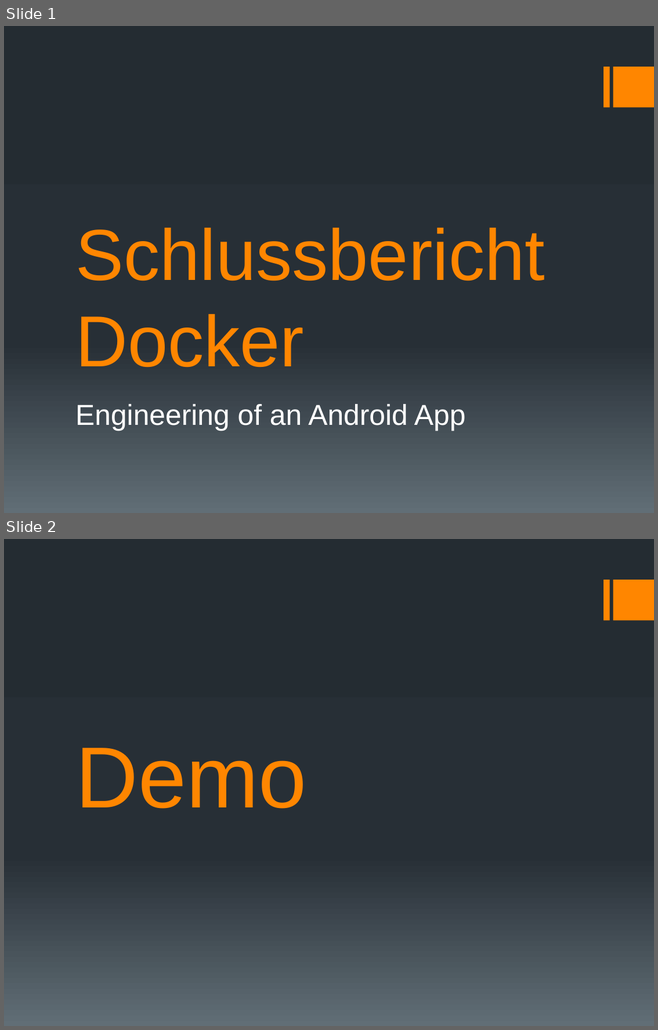
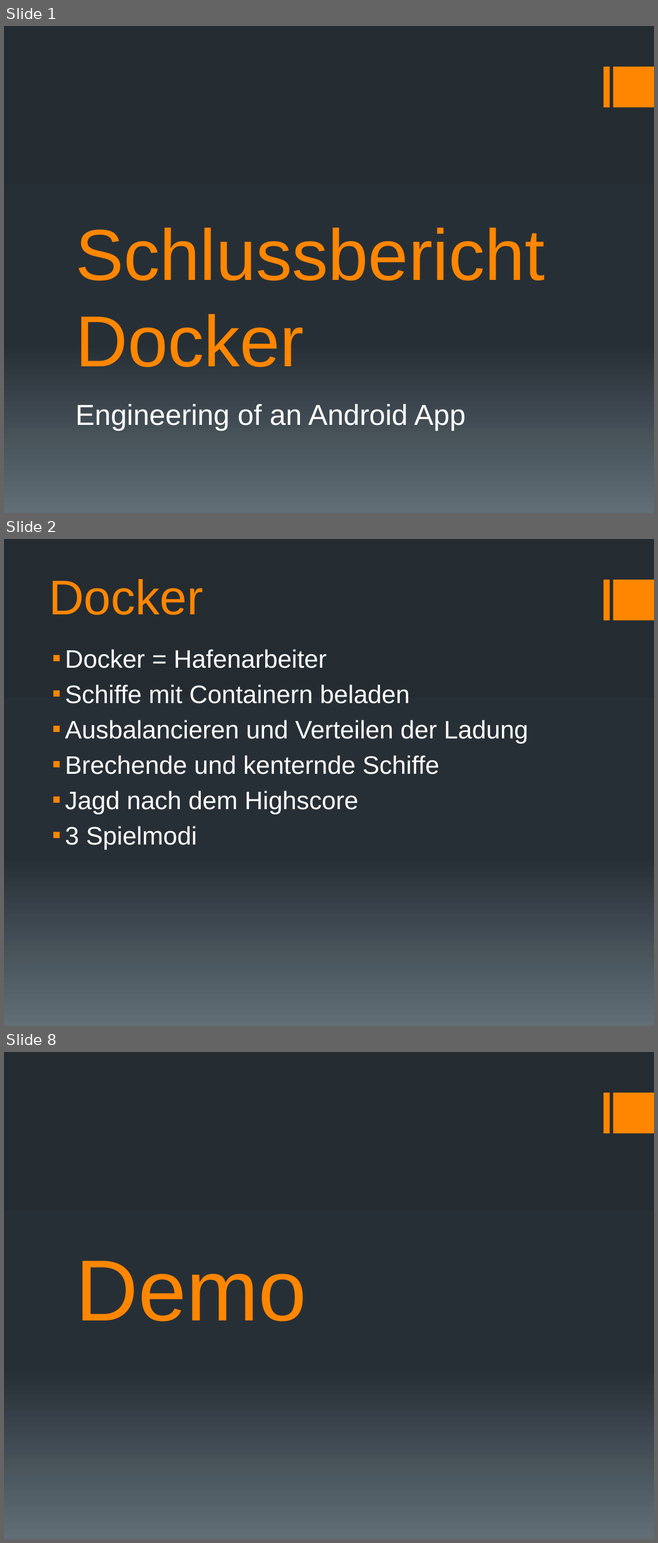
Before and after one commit to docker-apps/Docker, a slide deck: Documents/Schlusspräsentation/Schlussbericht_Präsentation_v1.pptx. Shown one above the other, each under a label of ours: slides 1 and 2 before the commit, slides 1, 2 and 8 after it; the slides between them are not shown. The pictures are 658x1030 and 658x1543 pixels, drawn with LibreOffice and Linux fonts; fonts in the diff are those of the drawing. Boxes give left, top, right and bottom in pixels: in the first picture for what was removed or moved away, otherwise in the second. Text is boxed around its words. In the diff, an @@ line names an element or a change of style, - is before the commit and + after.

```diff
--- a/Documents/Schlusspräsentation/Schlussbericht_Präsentation_v1.pptx
+++ b/Documents/Schlusspräsentation/Schlussbericht_Präsentation_v1.pptx
@@ slide 2 added at <box>4,539,654,1026</box>, background gradient #242C33 to #273037 to #636D76; not listed: 2 template elements that a slide beside it also shows @@
@@ title added at <box>49,579,203,615</box>, 54 pt, text #FF8600 @@
+Docker
@@ text added at <box>65,649,528,850</box>, 28 pt, text #FFFFFF @@
+▪ Docker = Hafenarbeiter
+▪ Schiffe mit Containern beladen
+▪ Ausbalancieren und Verteilen der Ladung
+▪ Brechende und kenternde Schiffe
+▪ Jagd nach dem Highscore
+▪ 3 Spielmodi
@@ what was slide 2 is now slide 8 @@
```
Also in this commit, not shown: 7 other slides added, 19 slides removed, 2 other files.
